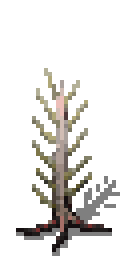
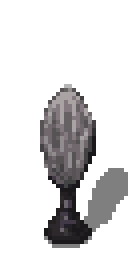
Before/after of a 128px x 256px layered artwork. What changed in the layer stack:
added group "Layer Group" with 3 layers above "zapper" over 40, 84, 128, 248
added layer "Pasted Layer" (vivid light, 60%) in group "Layer Group" over 40, 84, 96, 244
added layer "resin pod stalk" in group "Layer Group" over 40, 88, 96, 244
added layer "shadow #1" (50%) in group "Layer Group" over 44, 168, 128, 248
hid group "zapper" (4 layers) over 16, 68, 120, 256
